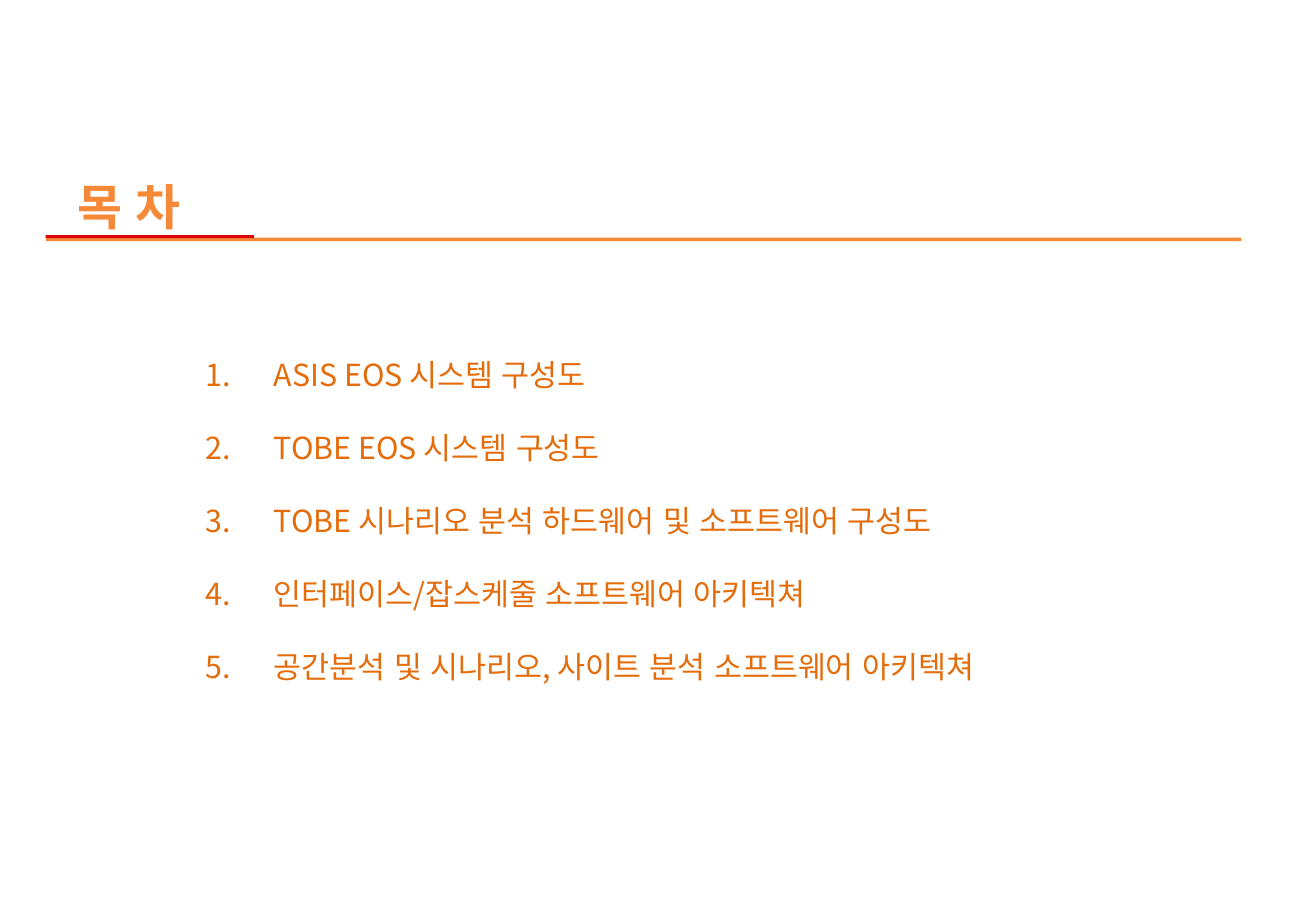
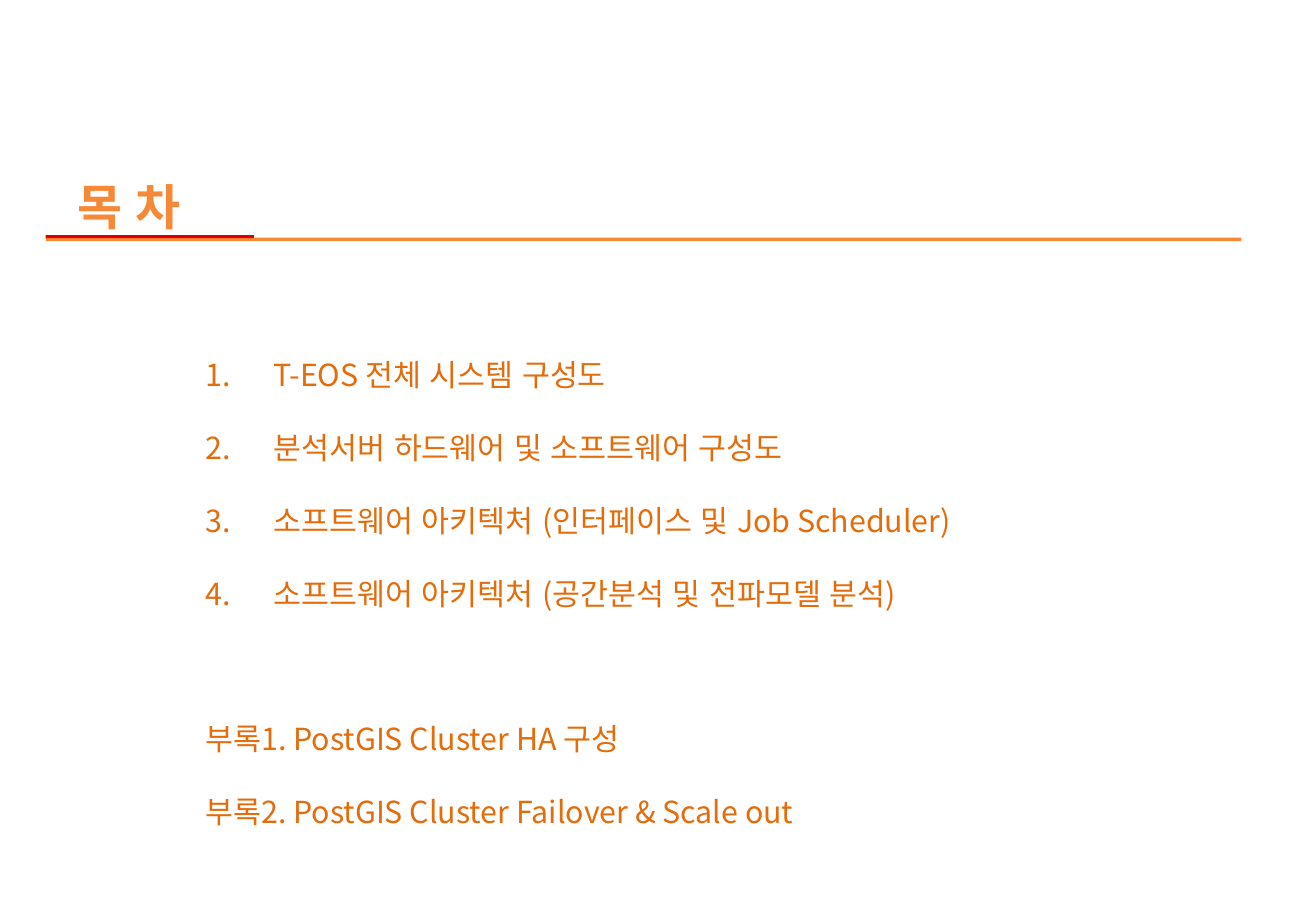
Before and after one commit to pmosoft/spark_scala, a slide deck: slide 4 of eos/02.설계/TEOSPI-아키텍처 정의서_v0.5_20190828.pptx. Drawn at 1316x911 pixels with LibreOffice and Linux fonts; fonts in the diff are those of the drawing. Boxes give left, top, right and bottom in pixels: in the first picture for what was removed or moved away, otherwise in the second. Text is boxed around its words. In the diff, an @@ line names an element or a change of style, - is before the commit and + after.

```diff
--- a/eos/02.설계/TEOSPI-아키텍처 정의서_v0.5_20190828.pptx
+++ b/eos/02.설계/TEOSPI-아키텍처 정의서_v0.5_20190828.pptx
@@ text at [205,361,950,826]: text changed @@
-1. ASIS EOS 시스템 구성도
-2. TOBE EOS 시스템 구성도
-3. TOBE 시나리오 분석 하드웨어 및 소프트웨어 구성도
-4. 인터페이스/잡스케줄 소프트웨어 아키텍쳐
-5. 공간분석 및 시나리오, 사이트 분석 소프트웨어 아키텍쳐
+1. T-EOS 전체 시스템 구성도
+2. 분석서버 하드웨어 및 소프트웨어 구성도
+3. 소프트웨어 아키텍처 (인터페이스 및 Job Scheduler)
+4. 소프트웨어 아키텍처 (공간분석 및 전파모델 분석)
+부록1. PostGIS Cluster HA 구성
+부록2. PostGIS Cluster Failover & Scale out
```
Also in this commit, not shown: 3 other slides changed, 3 slides added, 2 slides removed, 4 other files.
